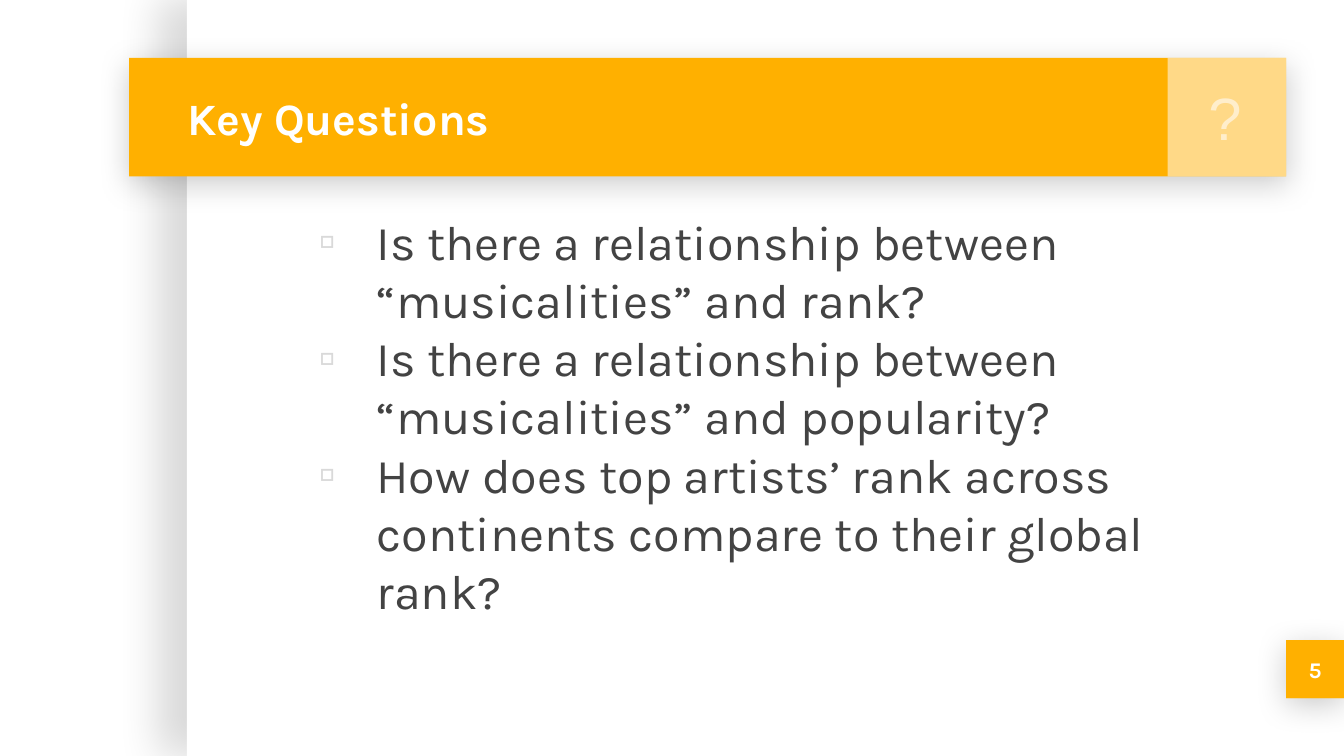
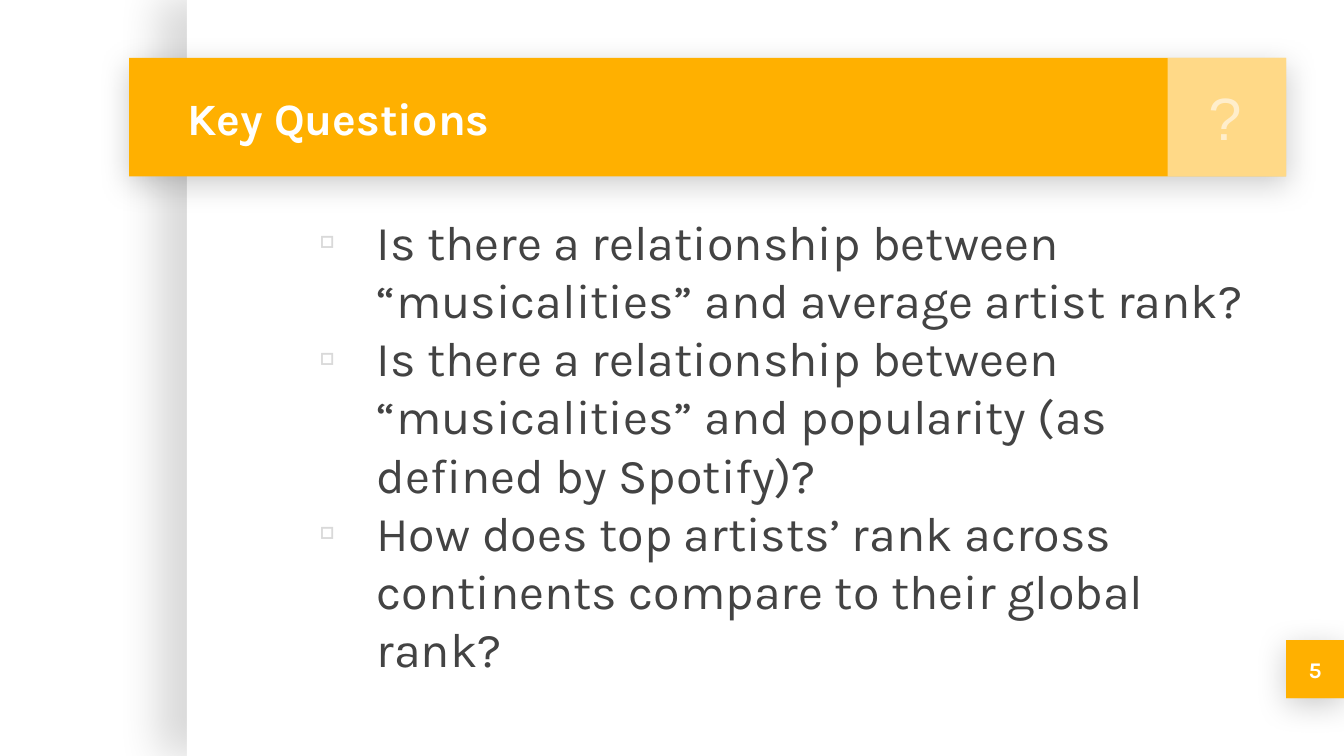
Before and after one commit to michellesimek/project_1, a slide deck: slide 5 of Project 1 PPT.pptx. Drawn at 1344x756 pixels with LibreOffice and Linux fonts; fonts in the diff are those of the drawing; background and template pictures are left out. Boxes give left, top, right and bottom in pixels: in the first picture for what was removed or moved away, otherwise in the second. Text is boxed around its words. In the diff, an @@ line names an element or a change of style, - is before the commit and + after.

```diff
--- a/Project 1 PPT.pptx
+++ b/Project 1 PPT.pptx
@@ text at [377,226,1242,504]: text changed @@
-  ▫ Is there a relationship between “musicalities” and rank?
-  ▫ Is there a relationship between “musicalities” and popularity?
+  ▫ Is there a relationship between “musicalities” and average artist rank?
+  ▫ Is there a relationship between “musicalities” and popularity (as defined by Spotify)?
```
Also in this commit, not shown: 6 other slides changed, 1 slide added.
